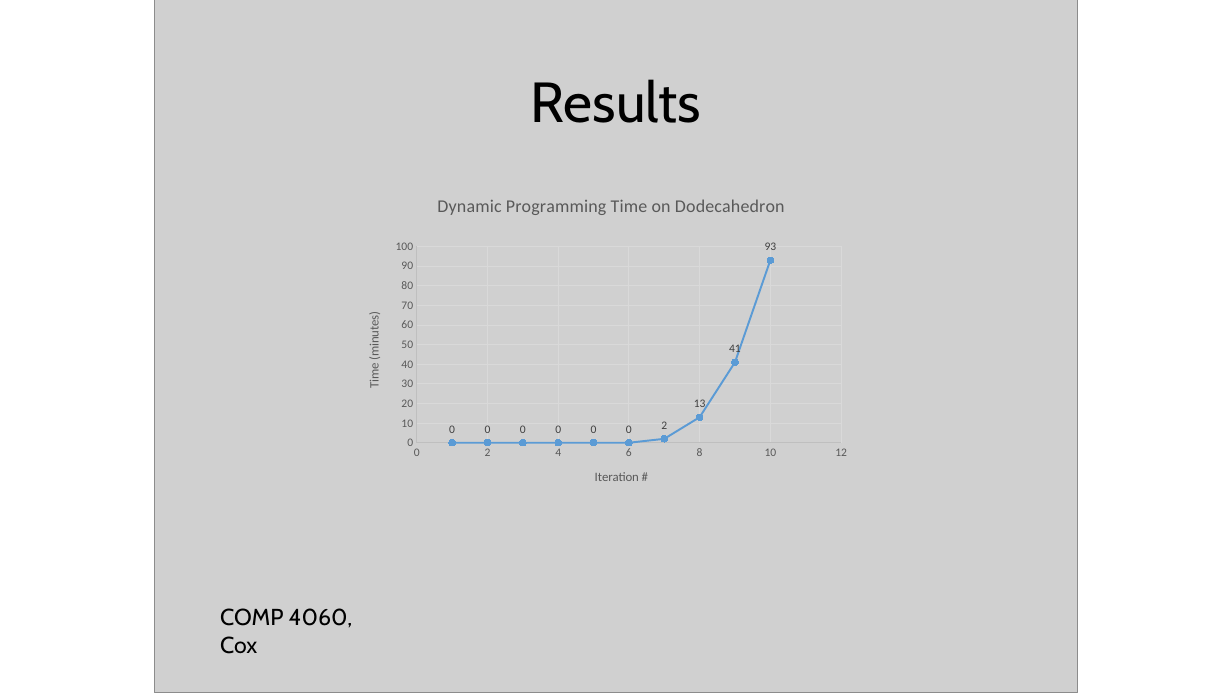
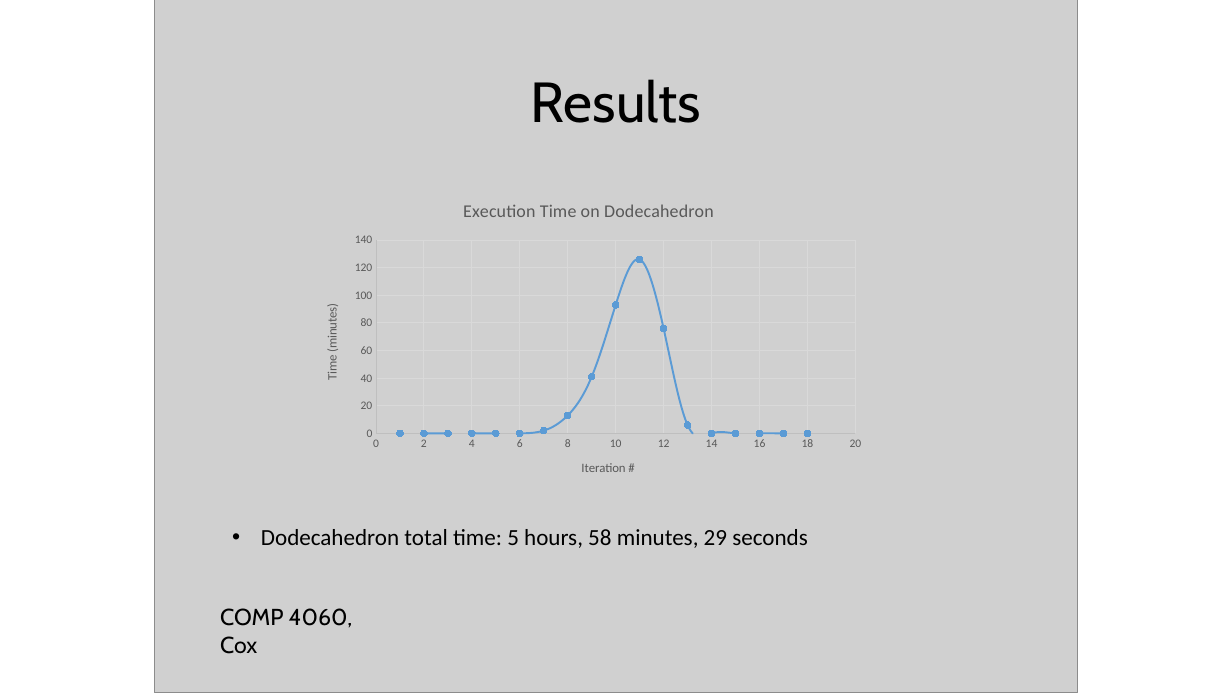
Before and after one commit to CoxT9/GraphTheory-Project, a slide deck: slide 19 of treewidth_presentation.pptx. Drawn at 1232x693 pixels with LibreOffice and Linux fonts; fonts in the diff are those of the drawing; grey boxes stand for pictures. Boxes give left, top, right and bottom in pixels: in the first picture for what was removed or moved away, otherwise in the second. Text is boxed around its words. In the diff, an @@ line names an element or a change of style, - is before the commit and + after.

Commit message:
Finish presentation metrics

```diff
--- a/treewidth_presentation.pptx
+++ b/treewidth_presentation.pptx
@@ scatter lines chart at [305, 184, 873, 509] @@
@@ scatter lines chart to scatter smooth chart @@
@@ title "Dynamic Programming Time on Dodecahedron " to "Execution Time on Dodecahedron " @@
-Series 1: (1, 0), (2, 0), (3, 0), (4, 0), (5, 0), (6, 0), (7, 2), (8, 13), (9, 41), (10, 93)
+Series 1: (1, 0), (2, 0), (3, 0), (4, 0), (5, 0), (6, 0), (7, 2), (8, 13), (9, 41), (10, 93), (11, 126), (12, 76), (13, 6), (14, 0), (15, 0), (16, 0), (17, 0), (18, 0)
@@ data labels of Series 1 removed @@
@@ category axis title "Iteration # " to "Iteration #  " @@
@@ scatter smooth chart: place and size @@
-scatter smooth chart at [347, 189, 857, 504]
+scatter smooth chart at [305, 184, 873, 509]
@@ text added at [261, 529, 808, 548], 18 pt, text #000000 @@
+• Dodecahedron total time: 5 hours, 58 minutes, 29 seconds
```
Also in this commit, not shown: 1 other file.
